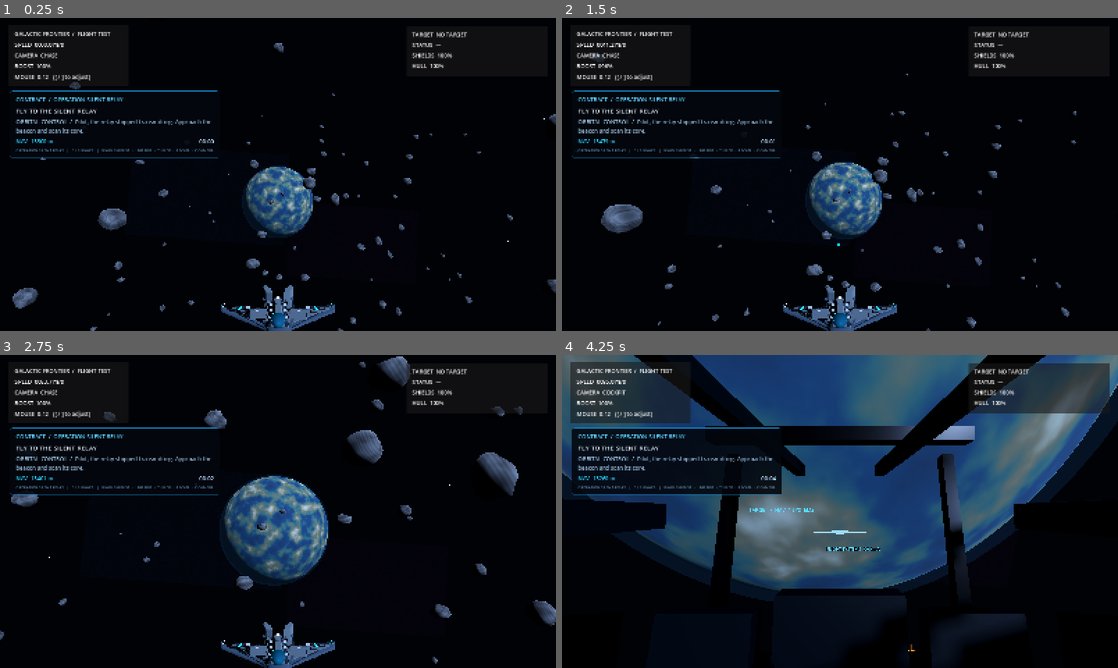
Above: before the commit, frames 1-4 (two rows, left to right).
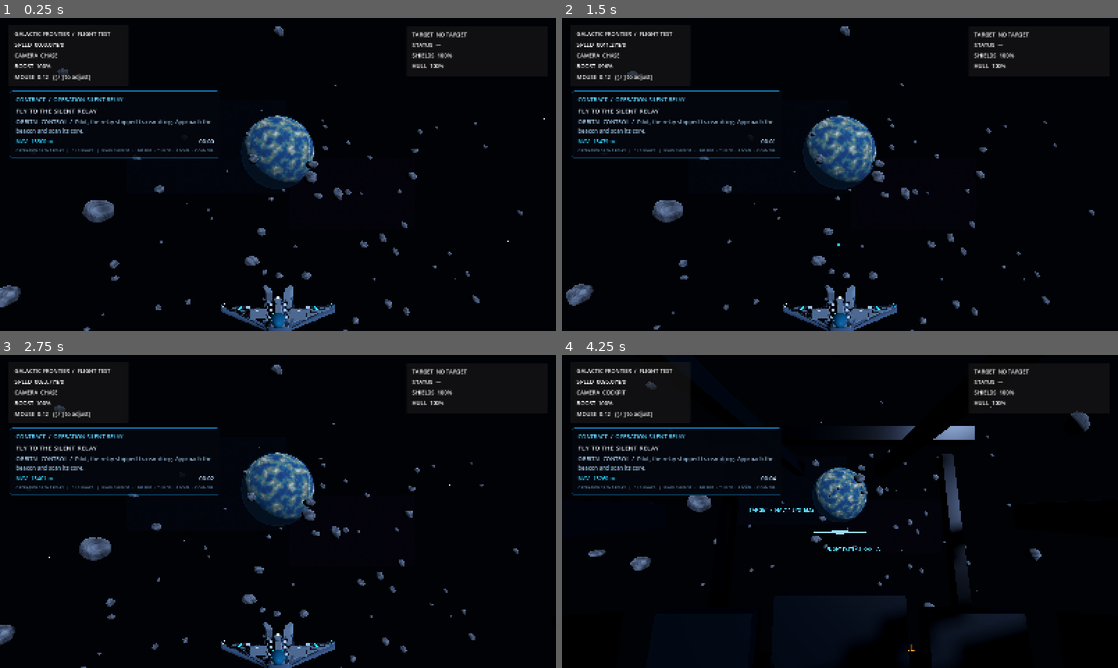
Above: after the commit, the same moments.

Repository: valdissor1990-ui/GALACTIC-FRONTIER
Game: Godot game, scene res://scenes/bootstrap/main.tscn
Same seed, same stepped clock (60 frames per second), same inputs: the game is played once before the commit and once after it.
Inputs (mouse positions are in pixels of both pictures, inside the frame that each line leads up to):
- Up to frame 1 (0.25 s): no input
- Up to frame 2 (1.5 s): tap Enter at 0.5 s; move the mouse to (867, 174) at 0.52 s; hold Shift (boost) 0.53-1.28 s; hold W (move_forward) from 0.53 s (still down); move the mouse to (812, 174) at 1.27 s; click (812, 174) at 1.35 s
- Up to frame 3 (2.75 s): keep holding W (move_forward); move the mouse to (289, 505) at 2.02 s; hold Y (target_clear) from 2.03 s (still down)
- Up to frame 4 (4.25 s): keep holding W (move_forward); move the mouse to (834, 517) at 2.77 s; release Y (target_clear) at 2.78 s; tap T (target_lock) at 2.85 s; move the mouse to (878, 514) at 3.52 s; hold C (toggle_camera) from 3.53 s (still down)

The runs differ from the first frame. In frame 1, 6.4% of the frame differs, in the area x 0-100%, y 2-100%; in frame 2, 7.0%; in frame 3, 9.5%; in frame 4, 44%, in the area x 0-100%, y 0-81%.

Commit message:
Keep deep-space backdrop visible across mission-scale travel

Diff:
--- a/scripts/environment/space_environment.gd
+++ b/scripts/environment/space_environment.gd
@@ -22,8 +22,30 @@
 	if not is_instance_valid(_starfield):
 		return
 	var camera := get_viewport().get_camera_3d()
-	if camera != null:
-		_starfield.global_position = camera.global_position
+	if camera == null:
+		return
+
+	# Keep the distant sky landmarks around the active ship. The mission spans
+	# tens of kilometres; static backdrop geometry would otherwise be left
+	# behind at the starting carrier and leave later combat shots almost black.
+	_starfield.global_position = camera.global_position
+	var camera_transform := camera.global_transform
+	var azure := get_node_or_null("AzureNebula") as Node3D
+	if azure != null:
+		azure.global_transform = camera_transform * Transform3D(Basis.IDENTITY, Vector3(-138.0, 54.0, -465.0))
+	var violet := get_node_or_null("VioletNebula") as Node3D
+	if violet != null:
+		violet.global_transform = camera_transform * Transform3D(Basis.IDENTITY, Vector3(158.0, -42.0, -520.0))
+	var planet := get_node_or_null("Aurelia") as Node3D
+	var atmosphere := get_node_or_null("AureliaAtmosphere") as Node3D
+	var planet_offset := Vector3(0.0, 26.0, -285.0)
+	if planet != null:
+		planet.global_position = camera.global_position + camera.global_basis * planet_offset
+	if atmosphere != null:
+		atmosphere.global_position = planet.global_position if planet != null else camera.global_position + camera.global_basis * planet_offset
+	var asteroids := get_node_or_null("AsteroidField") as Node3D
+	if asteroids != null:
+		asteroids.global_position = camera.global_position
 
 
 func _build_world_environment() -> void:
